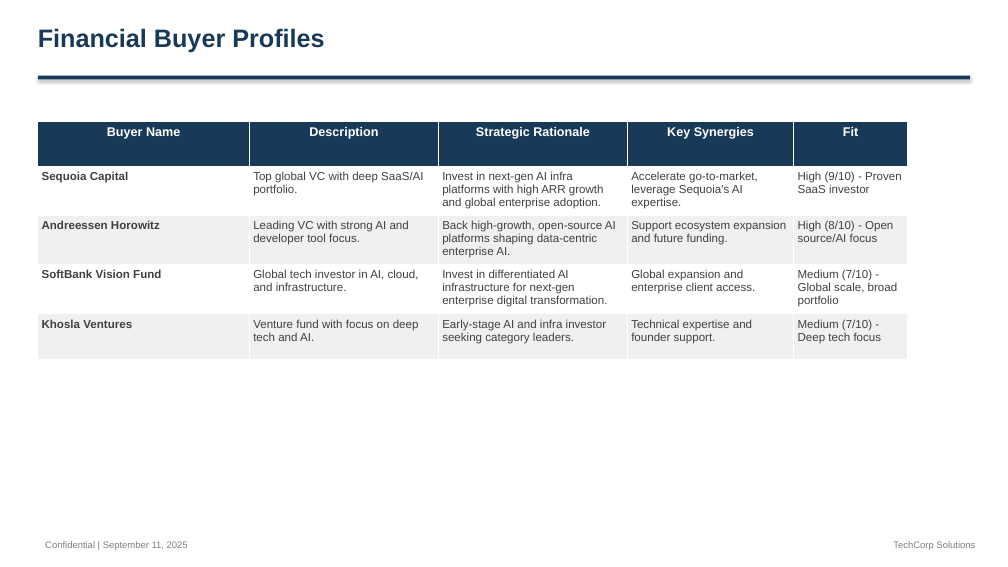
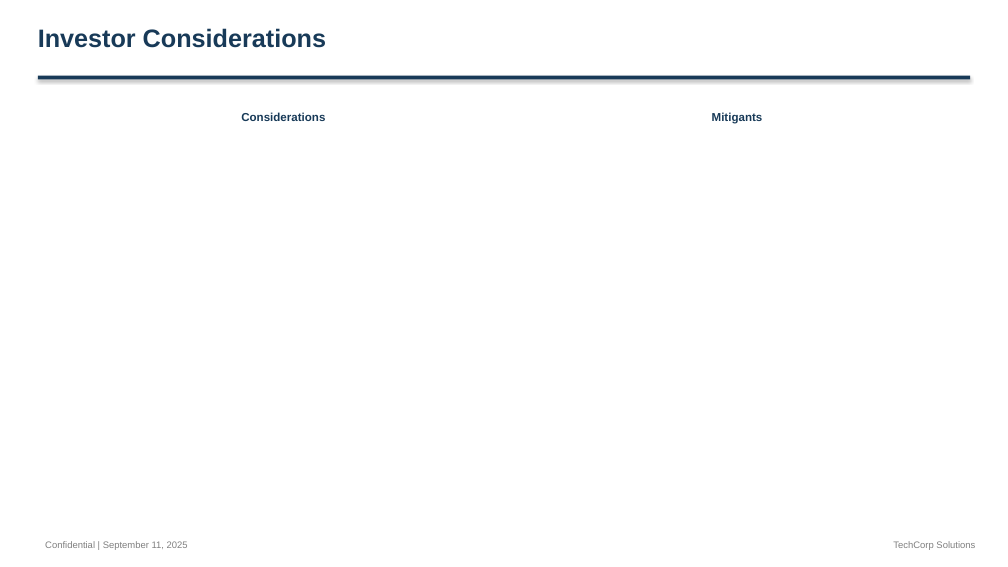
Before and after one commit to alinvb/slide_generator, a slide deck: slide 14 of output_presentation.pptx. Drawn at 1008x567 pixels with LibreOffice and Linux fonts; fonts in the diff are those of the drawing. Boxes give left, top, right and bottom in pixels: in the first picture for what was removed or moved away, otherwise in the second. Text is boxed around its words. In the diff, an @@ line names an element or a change of style, - is before the commit and + after.

```diff
--- a/output_presentation.pptx
+++ b/output_presentation.pptx
@@ text at <box>38,28,326,48</box>: text changed @@
-Financial Buyer Profiles
+Investor Considerations
@@ text added at <box>241,112,325,121</box>, 11 pt, text #183A58, bold @@
+Considerations
@@ text added at <box>712,112,763,124</box>, 11 pt, text #183A58, bold @@
+Mitigants
@@ table removed at <box>38,121,907,348</box>, 5 rows, 5 columns @@
-Buyer Name | Description | Strategic Rationale | Key Synergies | Fit
-Sequoia Capital | Top global VC with deep SaaS/AI portfolio. | Invest in next-gen AI infra platforms with high ARR growth and global enterprise adoption. | Accelerate go-to-market, leverage Sequoia's AI expertise. | High (9/10) - Proven SaaS investor
-Andreessen Horowitz | Leading VC with strong AI and developer tool focus. | Back high-growth, open-source AI platforms shaping data-centric enterprise AI. | Support ecosystem expansion and future funding. | High (8/10) - Open source/AI focus
-SoftBank Vision Fund | Global tech investor in AI, cloud, and infrastructure. | Invest in differentiated AI infrastructure for next-gen enterprise digital transformation. | Global expansion and enterprise client access. | Medium (7/10) - Global scale, broad portfolio
-Khosla Ventures | Venture fund with focus on deep tech and AI. | Early-stage AI and infra investor seeking category leaders. | Technical expertise and founder support. | Medium (7/10) - Deep tech focus
```
Also in this commit, not shown: 4 other slides changed, 10 slides added, 10 slides removed, 1 other file.
